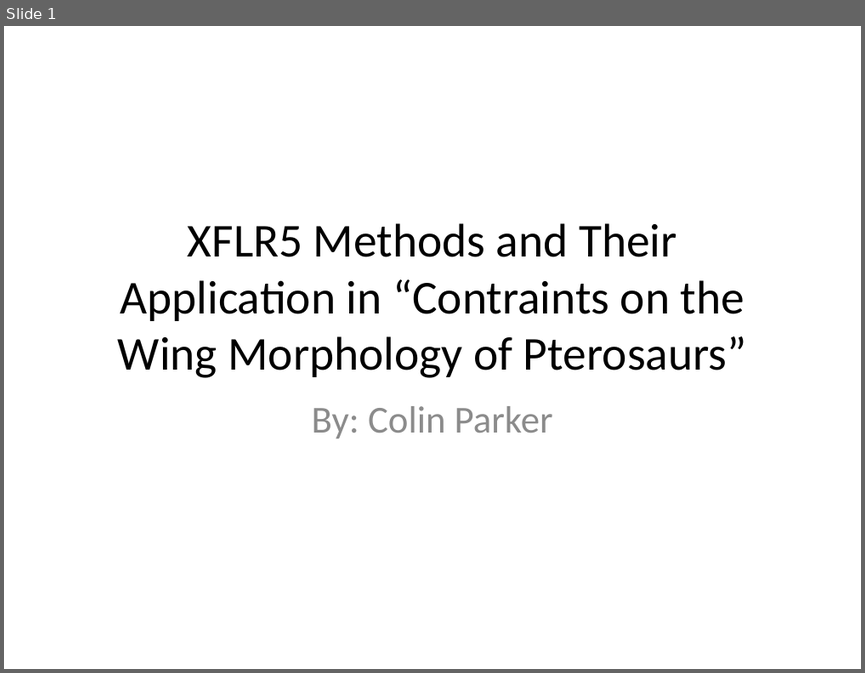
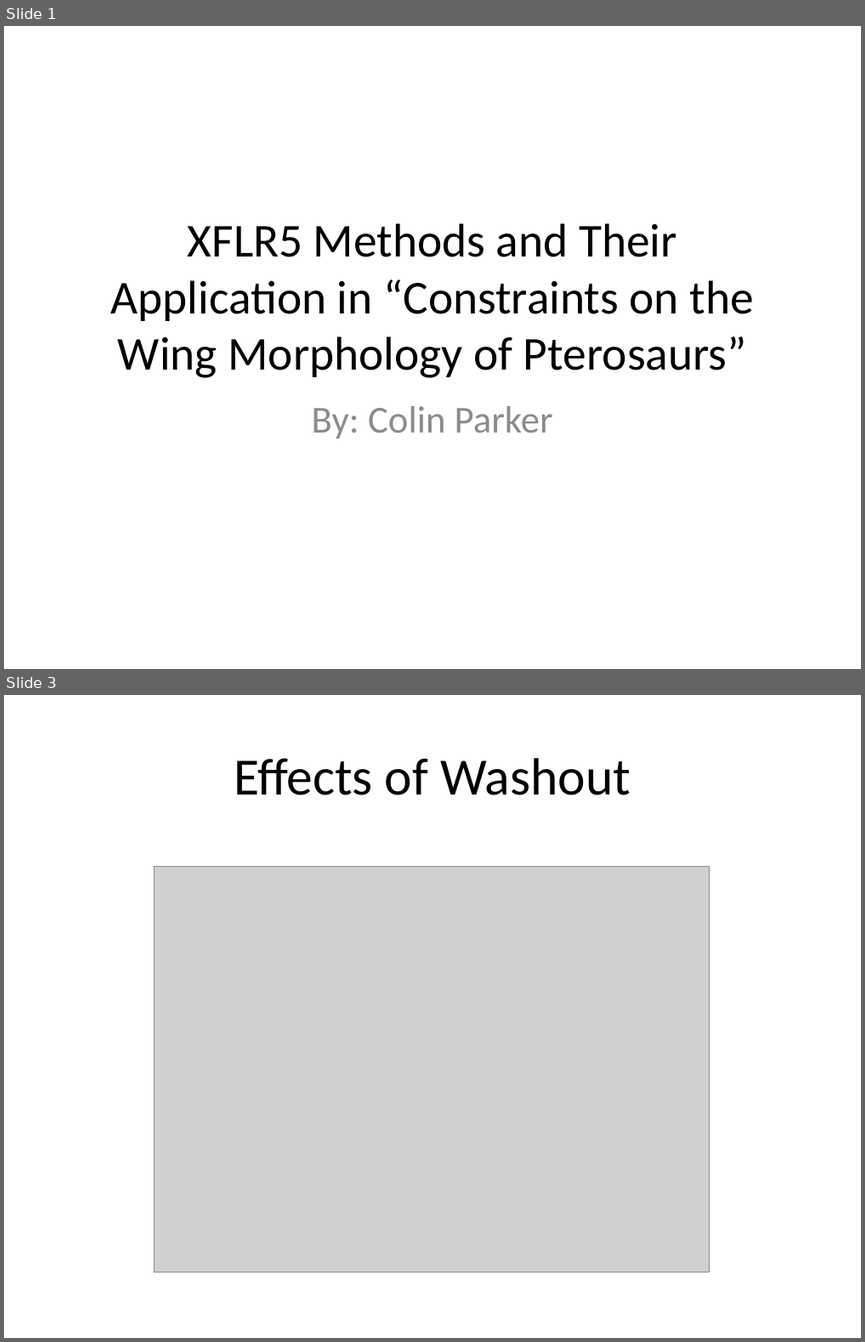
Before and after one commit to colinparker/Pterosaur, a slide deck: XFLR5 Methods and Their Application in.pptx. Shown one above the other, each under a label of ours: slide 1 before the commit, slides 1 and 3 after it; the slides between them are not shown. The pictures are 865x673 and 865x1342 pixels, drawn with LibreOffice and Linux fonts; fonts in the diff are those of the drawing; grey boxes stand for pictures. Boxes give left, top, right and bottom in pixels: in the first picture for what was removed or moved away, otherwise in the second. Text is boxed around its words. In the diff, an @@ line names an element or a change of style, - is before the commit and + after.

```diff
--- a/XFLR5 Methods and Their Application in.pptx
+++ b/XFLR5 Methods and Their Application in.pptx
@@ slide 3 added at box(4, 695, 861, 1338), background #FFFFFF @@
@@ title added at box(234, 758, 630, 795), 44 pt, text #000000 @@
+Effects of Washout
@@ picture added at box(154, 867, 710, 1271) @@
@@ slide 1 changed as well @@
@@ title at box(111, 223, 754, 378): text changed @@
-XFLR5 Methods and Their Application in “Contraints on the Wing Morphology of Pterosaurs”
+XFLR5 Methods and Their Application in “Constraints on the Wing Morphology of Pterosaurs”
```
Also in this commit, not shown: 2 other slides added, 10 other files.
